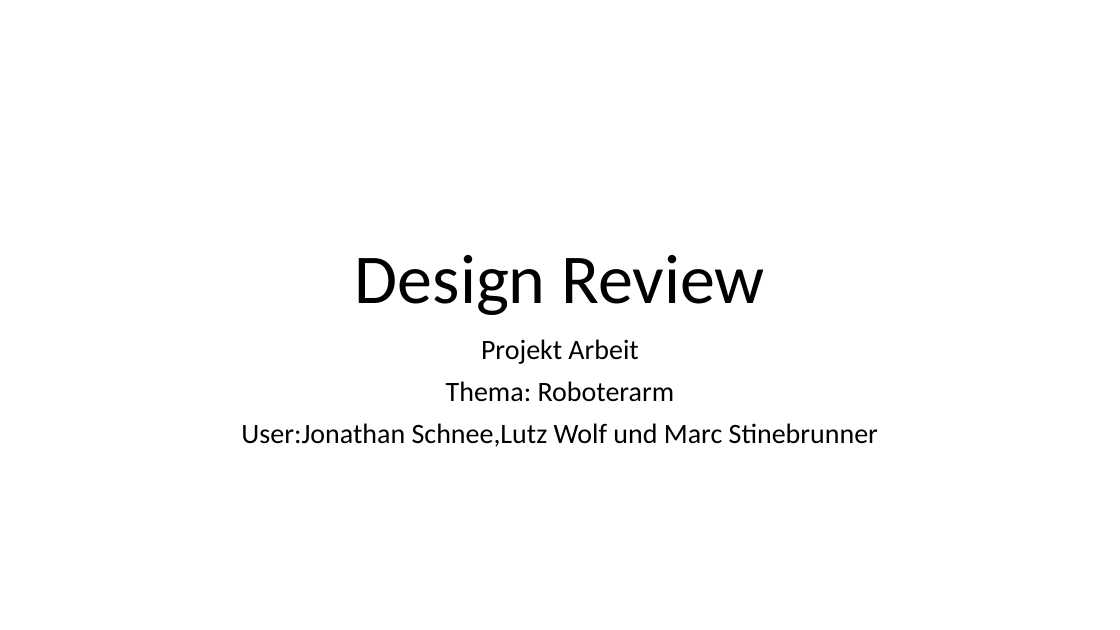
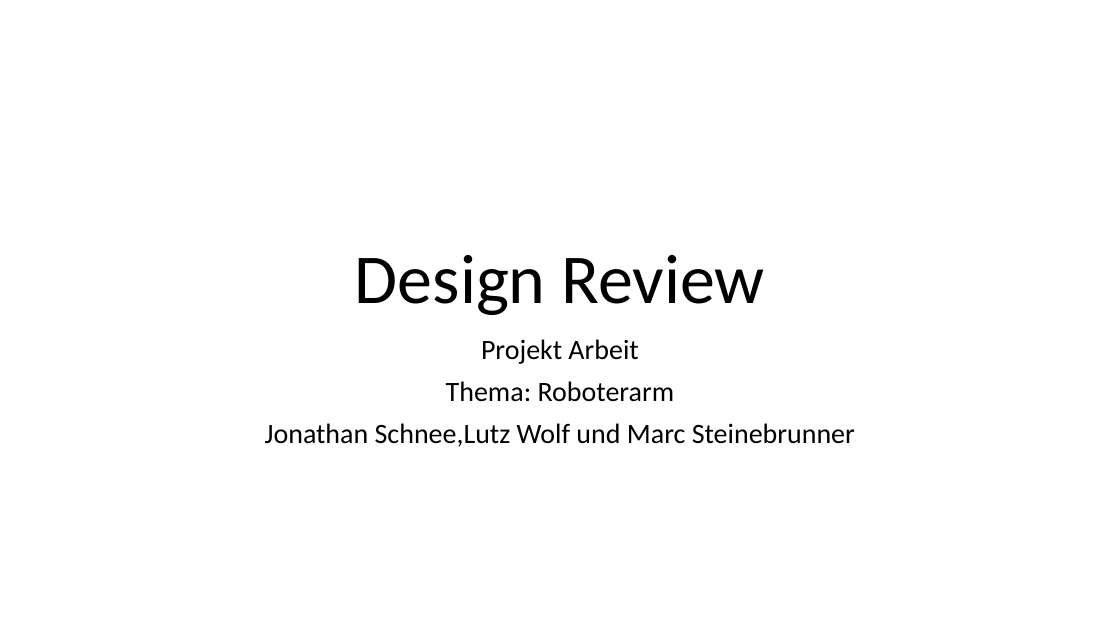
Before and after one commit to D3D53C/Android, a slide deck: slide 1 of Dokumente/Disign Review(1).pptx. Drawn at 1120x630 pixels with LibreOffice and Linux fonts; fonts in the diff are those of the drawing. Boxes give left, top, right and bottom in pixels: in the first picture for what was removed or moved away, otherwise in the second. Text is boxed around its words. In the diff, an @@ line names an element or a change of style, - is before the commit and + after.

```diff
--- a/Dokumente/Disign Review(1).pptx
+++ b/Dokumente/Disign Review(1).pptx
@@ subtitle at [265, 423, 855, 447]: text changed @@
-User:Jonathan Schnee,Lutz Wolf und Marc Stinebrunner
+Jonathan Schnee,Lutz Wolf und Marc Steinebrunner
```
Also in this commit, not shown: 1 other file.
